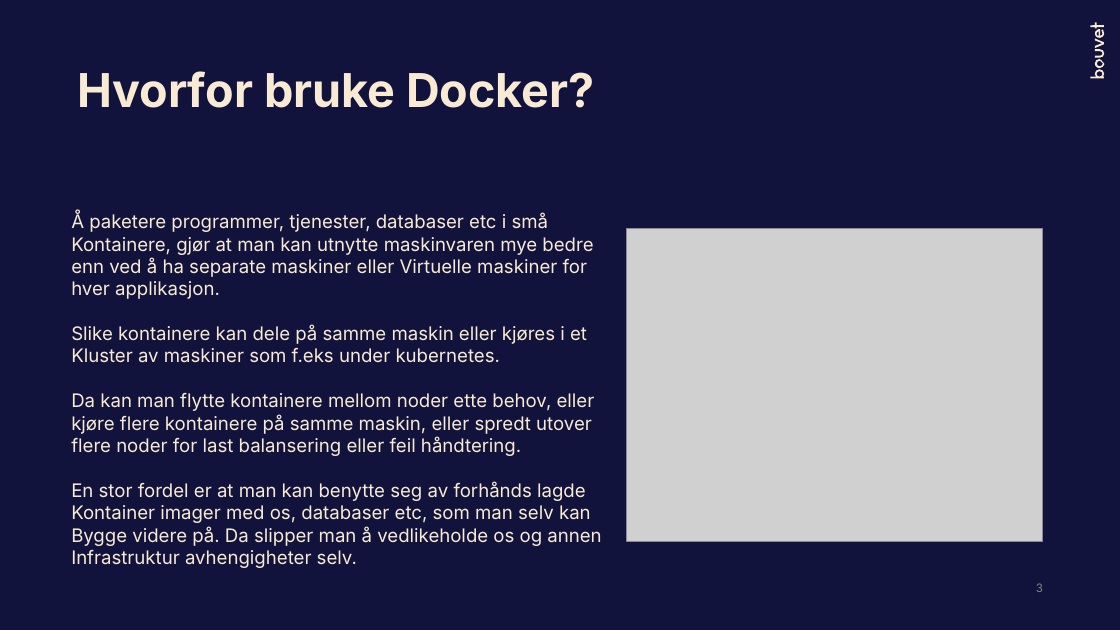
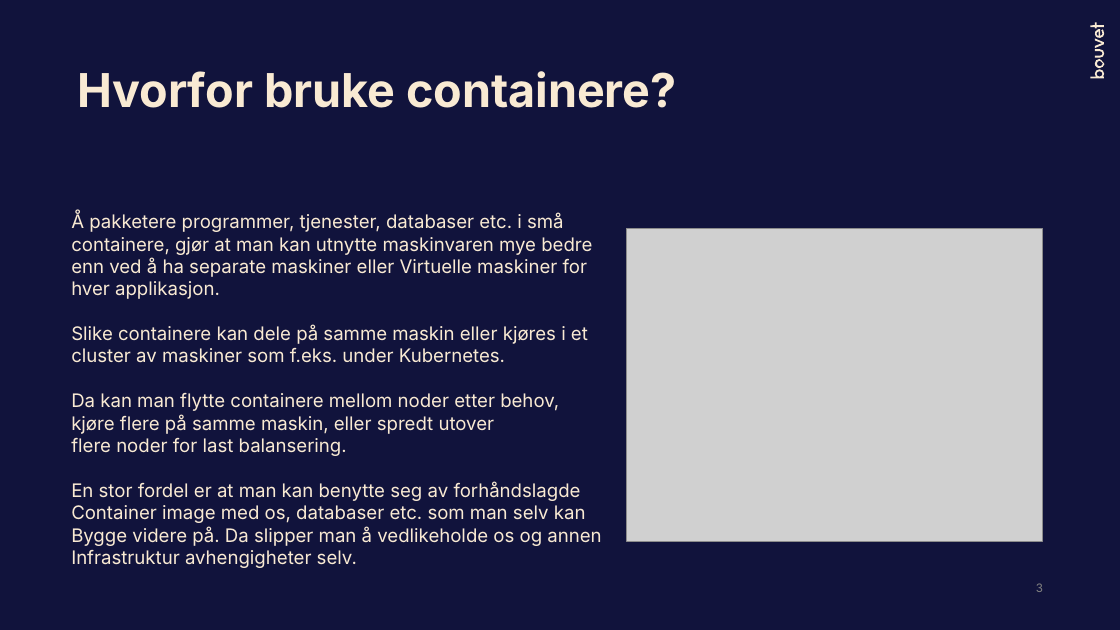
Before and after one commit to Bouvet-deler/container-workshop, a slide deck: slide 3 of part1/DockerWorkshop_Høsten2023.pptx. Drawn at 1120x630 pixels with LibreOffice and Linux fonts; fonts in the diff are those of the drawing; grey boxes stand for pictures. Boxes give left, top, right and bottom in pixels: in the first picture for what was removed or moved away, otherwise in the second. Text is boxed around its words. In the diff, an @@ line names an element or a change of style, - is before the commit and + after.

```diff
--- a/part1/DockerWorkshop_Høsten2023.pptx
+++ b/part1/DockerWorkshop_Høsten2023.pptx
@@ title at [77,71,676,108]: text changed @@
-Hvorfor bruke Docker?
+Hvorfor bruke containere?
@@ text at [71,213,592,255]: text changed @@
-Å paketere programmer, tjenester, databaser etc i små
-Kontainere, gjør at man kan utnytte maskinvaren mye bedre
+Å pakketere programmer, tjenester, databaser etc. i små
+containere, gjør at man kan utnytte maskinvaren mye bedre
@@ text at [71,325,588,523]: text changed @@
-Slike kontainere kan dele på samme maskin eller kjøres i et
-Kluster av maskiner som f.eks under kubernetes.
-Da kan man flytte kontainere mellom noder ette behov, eller
-kjøre flere kontainere på samme maskin, eller spredt utover
-flere noder for last balansering eller feil håndtering.
-En stor fordel er at man kan benytte seg av forhånds lagde
-Kontainer imager med os, databaser etc, som man selv kan
+Slike containere kan dele på samme maskin eller kjøres i et
+cluster av maskiner som f.eks. under Kubernetes.
+Da kan man flytte containere mellom noder etter behov,
+kjøre flere på samme maskin, eller spredt utover
+flere noder for last balansering.
+En stor fordel er at man kan benytte seg av forhåndslagde
+Container image med os, databaser etc. som man selv kan
```
Also in this commit, not shown: 19 other slides changed, 1 other file.
